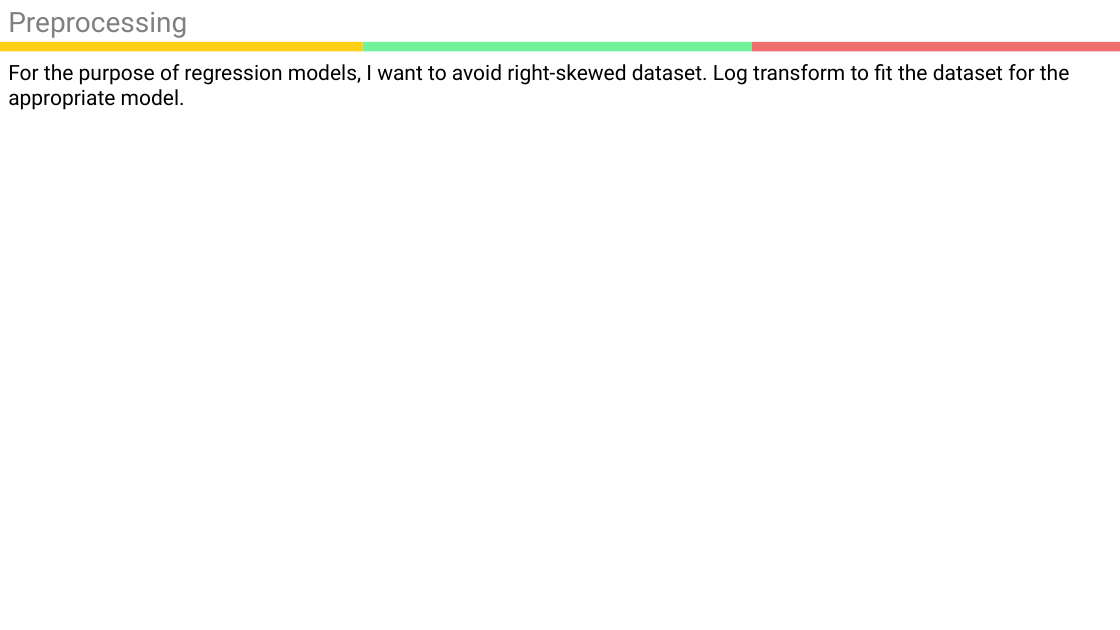
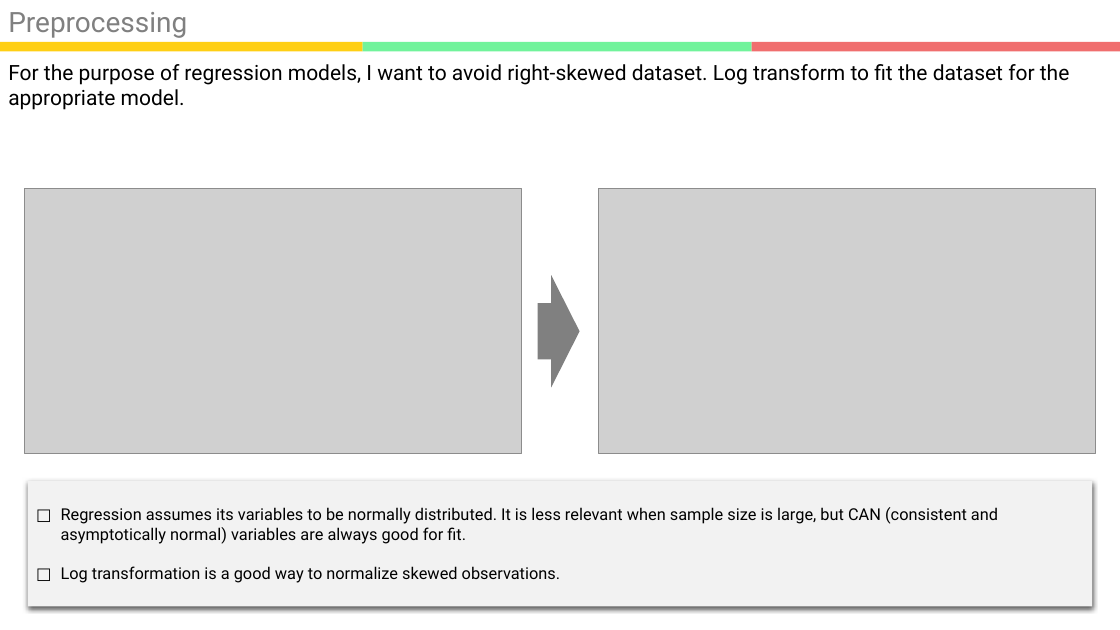
Before and after one commit to kookoowaa/Projects, a slide deck: slide 14 of WB project/Analysis Report.pptx (slide 15 before the commit). Drawn at 1120x630 pixels with LibreOffice and Linux fonts; fonts in the diff are those of the drawing; grey boxes stand for pictures. Boxes give left, top, right and bottom in pixels: in the first picture for what was removed or moved away, otherwise in the second. Text is boxed around its words. In the diff, an @@ line names an element or a change of style, - is before the commit and + after.

Commit message:
WB ppt finished

```diff
--- a/WB project/Analysis Report.pptx
+++ b/WB project/Analysis Report.pptx
@@ picture added at [24, 188, 522, 454] @@
@@ picture added at [598, 188, 1096, 454] @@
@@ right arrow added at [538, 275, 580, 387], fill #808080 @@
@@ rectangle added at [28, 481, 1092, 607], fill #F2F2F2, 14 pt, text #000000 @@
+□ Regression assumes its variables to be normally distributed. It is less relevant when sample size is large, but CAN (consistent and
+asymptotically normal) variables are always good for fit.
+□ Log transformation is a good way to normalize skewed observations.
```
Also in this commit, not shown: 8 other slides changed, 6 slides added, 6 slides removed, 6 other files.
